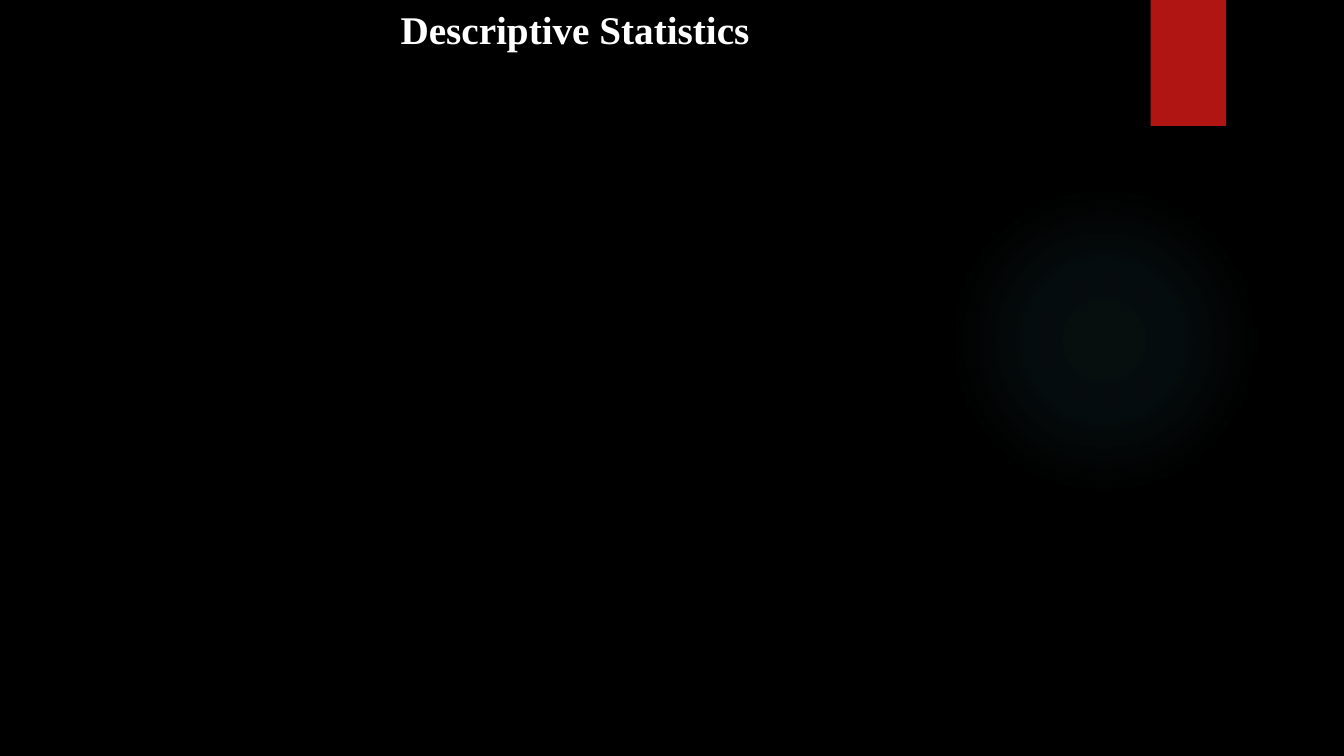
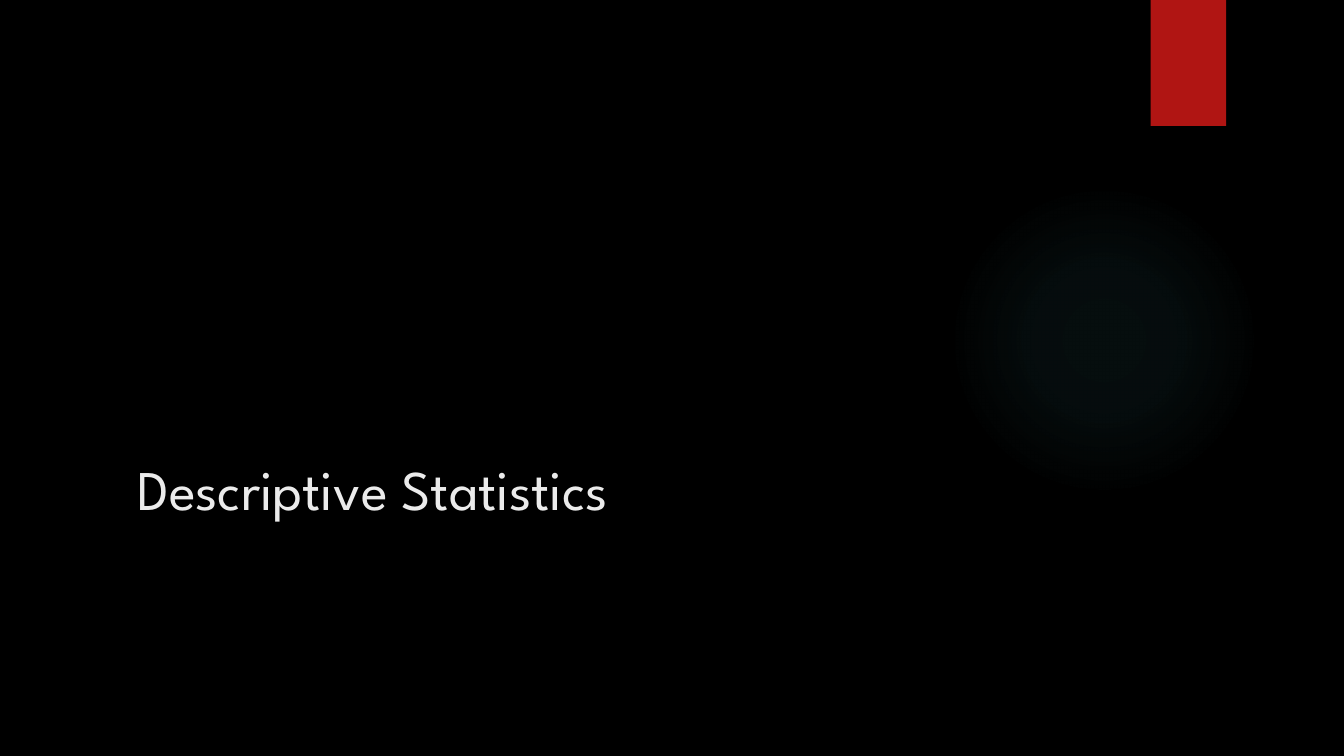
Before and after one commit to Mbugz1000/Nigeria-Loans-Groupwork, a slide deck: slide 5 of Nigeria dataset.pptm (slide 3 before the commit). Drawn at 1344x756 pixels with LibreOffice and Linux fonts; fonts in the diff are those of the drawing; background and template pictures are left out. Boxes give left, top, right and bottom in pixels: in the first picture for what was removed or moved away, otherwise in the second. Text is boxed around its words. In the diff, an @@ line names an element or a change of style, - is before the commit and + after.

```diff
--- a/Nigeria dataset.pptm
+++ b/Nigeria dataset.pptm
@@ title "Descriptive Statistics": place and size @@
-title "Descriptive Statistics" at (401,17,749,51)
+title "Descriptive Statistics" at (137,472,607,522)
@@ title "Descriptive Statistics" at (137,472,607,522): size 28 to 40 pt, font Times New Roman to League Spartan, text colour #FFFFFF to #EBEBEB, bold off; alignment centre to left; vertical alignment top to bottom @@
```
Also in this commit, not shown: 4 other slides changed, 8 slides added, 3 slides removed.
